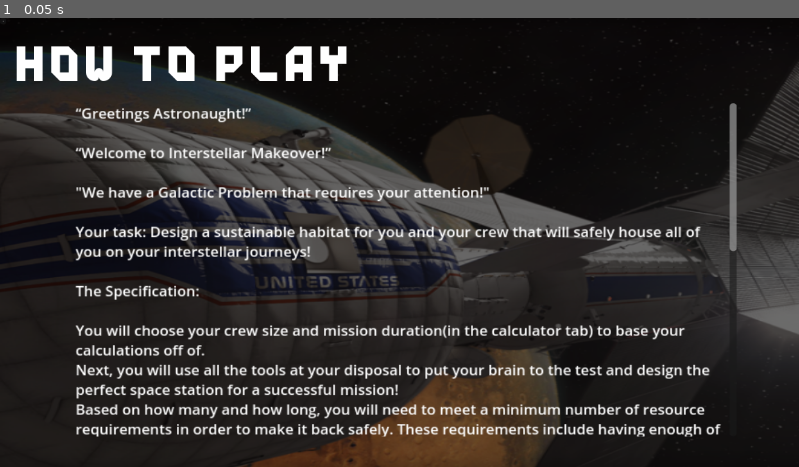
Above: before the commit, frame 1.
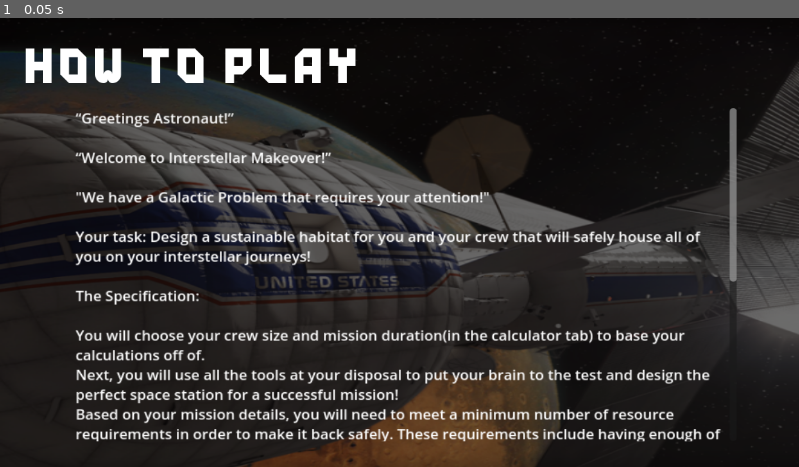
Above: after the commit, the same moment.

Repository: RavenRandomz/nasa-hackthon-2025
Game: Godot game, scene res://scenes/UI/howToPlay.tscn
The game is run twice, just before and just after one commit, with the same random seed, the same clock (stepped at 60 frames per second) and the same inputs. This scene is started directly instead of the project's main scene.
Inputs:
- Up to frame 1 (0.05 s): no input

The runs differ from the first frame. In frame 1, 14% of the frame differs, in the area x 0-93%, y 0-95%.

Commit message:
build(UI):Changes to instruction text

Diff:
--- a/scenes/UI/howToPlay.tscn
+++ b/scenes/UI/howToPlay.tscn
@@ -1,5 +1,66 @@
-[gd_scene load_steps=2 format=3 uid="uid://60dvq3vko1"]
+[gd_scene load_steps=5 format=3 uid="uid://60dvq3vko1"]
 
-[ext_resource type="PackedScene" uid="uid://pyk0m4wtp4m3" path="res://scenes/UI/generic_instruction_ui.tscn" id="1_no4rn"]
+[ext_resource type="Texture2D" uid="uid://34jtsxf6egv7" path="res://assets/SpaceChallengeBackgrond.png" id="1_2adon"]
+[ext_resource type="Theme" uid="uid://bgi1he5teq16t" path="res://assets/Low_Poly_Theme.tres" id="2_eqmph"]
+[ext_resource type="FontFile" uid="uid://c0hg4c5mw1sgw" path="res://assets/fonts/Nano/nano-sharp.ttf" id="3_vxmuh"]
 
-[node name="generic_instruction_ui" instance=ExtResource("1_no4rn")]
+[sub_resource type="StyleBoxTexture" id="StyleBoxTexture_o8rjj"]
+texture = ExtResource("1_2adon")
+modulate_color = Color(0.446777, 0.44677705, 0.44677705, 1)
+
+[node name="Node2D" type="Node2D"]
+
+[node name="Panel" type="Panel" parent="."]
+offset_right = 1158.0
+offset_bottom = 655.0
+theme_override_styles/panel = SubResource("StyleBoxTexture_o8rjj")
+
+[node name="Title" type="Label" parent="."]
+anchors_preset = -1
+anchor_left = 0.067
+anchor_top = 0.18100001
+anchor_right = 0.067
+anchor_bottom = 0.18100001
+offset_left = 37.0
+offset_top = 19.0
+offset_right = 529.5
+offset_bottom = 145.0
+grow_horizontal = 2
+theme = ExtResource("2_eqmph")
+theme_override_fonts/font = ExtResource("3_vxmuh")
+theme_override_font_sizes/font_size = 50
+text = "How to play"
+
+[node name="RichTextLabel" type="RichTextLabel" parent="."]
+anchors_preset = 4
+anchor_top = 0.5
+anchor_bottom = 0.5
+offset_left = 109.0
+offset_top = 129.99995
+offset_right = 833.0
+offset_bottom = 517.99994
+grow_vertical = 2
+scale = Vector2(1.3169224, 1.238433)
+theme = ExtResource("2_eqmph")
+text = "“Greetings Astronaut!”
+
+“Welcome to Interstellar Makeover!”
+
+\"We have a Galactic Problem that requires your attention!\"
+
+Your task: Design a sustainable habitat for you and your crew that will safely house all of you on your interstellar journeys!
+
+The Specification:
+
+You will choose your crew size and mission duration(in the calculator tab) to base your calculations off of.
+Next, you will use all the tools at your disposal to put your brain to the test and design the perfect space station for a successful mission!
+Based on your mission details, you will need to meet a minimum number of resource requirements in order to make it back safely. These requirements include having enough of each type of room to sustain the crew. Think sleeping quarters, exercise space, recreation and dining areas; food preparation, storage areas and many more.
+
+Each of these spaces carry their own resources when added. You will be able to see how each room affects resources on the display to help you keep track of your progress. Make sure your resources are up to par! All calculations are based on official NASA data.
+But be careful! There are strict requirements regarding room placement. You wouldn't want to make dinner right next to the gym! You cannot place a waste related room next to any space related to  food, hygiene, health or wellness.
+
+There are volume requirements based on the provided  crew size and mission duration, which impact the minimum amount of space that your design must provide.
+
+You will drag and drop your resources to create your ideal space station to make it back home!
+Do you have what it takes to complete the challenge and get back to Earth?
+"
--- /dev/null
+++ b/scenes/UI/instructions.tscn
@@ -0,0 +1,77 @@
+[gd_scene load_steps=7 format=3 uid="uid://bpbgdjxuim2i6"]
+
+[ext_resource type="Texture2D" uid="uid://34jtsxf6egv7" path="res://assets/SpaceChallengeBackgrond.png" id="1_vb387"]
+[ext_resource type="Theme" uid="uid://bgi1he5teq16t" path="res://assets/Low_Poly_Theme.tres" id="2_6mqvm"]
+[ext_resource type="FontFile" uid="uid://c0hg4c5mw1sgw" path="res://assets/fonts/Nano/nano-sharp.ttf" id="3_p86o8"]
+
+[sub_resource type="StyleBoxTexture" id="StyleBoxTexture_sso6l"]
+texture = ExtResource("1_vb387")
+modulate_color = Color(0.446777, 0.44677705, 0.44677705, 1)
+
+[sub_resource type="CanvasTexture" id="CanvasTexture_k4bdw"]
+
+[sub_resource type="CanvasTexture" id="CanvasTexture_sso6l"]
+
+[node name="instructions" type="CanvasLayer"]
+metadata/_edit_horizontal_guides_ = [651.0]
+
+[node name="Panel" type="Panel" parent="."]
+offset_right = 1158.0
+offset_bottom = 655.0
+theme_override_styles/panel = SubResource("StyleBoxTexture_sso6l")
+
+[node name="Title" type="Label" parent="."]
+anchors_preset = -1
+anchor_left = 0.067
+anchor_top = 0.18100001
+anchor_right = 0.067
+anchor_bottom = 0.18100001
+offset_left = -53.184006
+offset_top = -101.28801
+offset_right = 439.31598
+offset_bottom = 24.71199
+grow_horizontal = 2
+theme = ExtResource("2_6mqvm")
+theme_override_fonts/font = ExtResource("3_p86o8")
+theme_override_font_sizes/font_size = 50
+text = "How to play"
+
+[node name="RichTextLabel" type="RichTextLabel" parent="."]
+anchors_preset = 4
+anchor_top = 0.5
+anchor_bottom = 0.5
+offset_left = 109.0
+offset_top = -201.0
+offset_right = 833.0
+offset_bottom = 187.0
+grow_vertical = 2
+scale = Vector2(1.3169224, 1.238433)
+theme = ExtResource("2_6mqvm")
+text = "“Greetings Astronaught!”
+
+“Welcome to Interstellar Makeover!”
+
+\"We have a Galactic Problem that requires your attention!\"
+
+Your task: Design a sustainable habitat for you and your crew that will safely house all of you on your interstellar journeys!
+
+The Specification:
+
+You will choose your crew size and mission duration(in the calculator tab) to base your calculations off of.
+Next, you will use all the tools at your disposal to put your brain to the test and design the perfect space station for a successful mission!
+Based on how many and how long, you will need to meet a minimum number of resource requirements in order to make it back safely. These requirements include having enough of each type of room to sustain the amount of people in areas such as sleeping quarters, exercise space, recreation and dining areas, food preparation and storage areas, Command and control room, a medical bay, hygiene space, maintenance room, logistics/ storage room, waste management/ collection space, private work quarters and an EVA suit and airlock bay as the main types.
+
+Each of these rooms/spaces carry their own resources when added, and it will carry a calculator on your screen as you progress to keep track of your progress. Make sure your resources are up to par! All calculations are based on official NASA data.
+But be careful!! There are strict requirements regarding room placement and what each room type entails. You don’t want to have to make dinner next to Richard’s restroom time! You cannot place a waste area next to any area with food, hygiene, health or human rejuvenation.
+There are volume requirements based on the specification of crew size and mission duration which impacts the amount of each of the room types to have with food specification as well.
+
+You will drag and drop your resources to create your ideal space station to make it back home!
+Think you're done? Run it to see if your resources are enough to complete a successful mission!
+Do you have what it takes to complete the challenge and get back to Earth?
+"
+
+[node name="Button" type="Button" parent="."]
+offset_right = 8.0
+offset_bottom = 8.0
+theme_override_icons/icon = SubResource("CanvasTexture_k4bdw")
+icon = SubResource("CanvasTexture_sso6l")
--- /dev/null
+++ b/scenes/UI/instructionsUI.gd
@@ -0,0 +1,6 @@
+extends CanvasLayer
+
+@onready var homeScreenScene = "res://scenes/main_menu.tscn"
+
+func _on_home_button_pressed() -> void:
+	get_tree().change_scene_to_file(homeScreenScene)
Not shown, added: scenes/UI/instructionsUI.gd.uid
